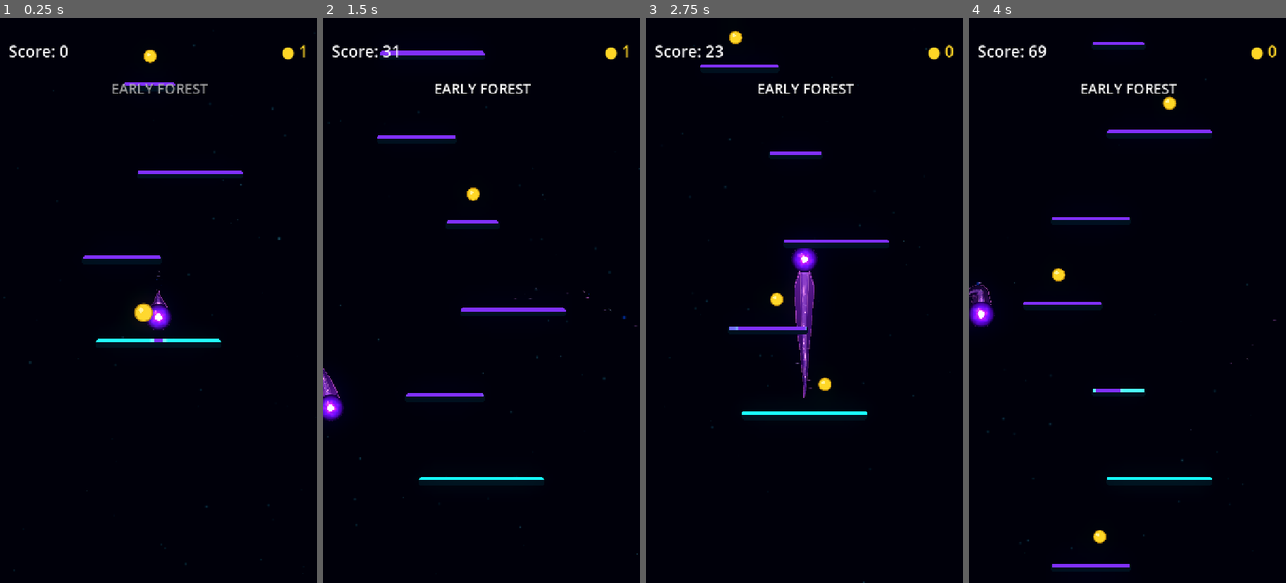
Above: before the commit, frames 1-4 (left to right).
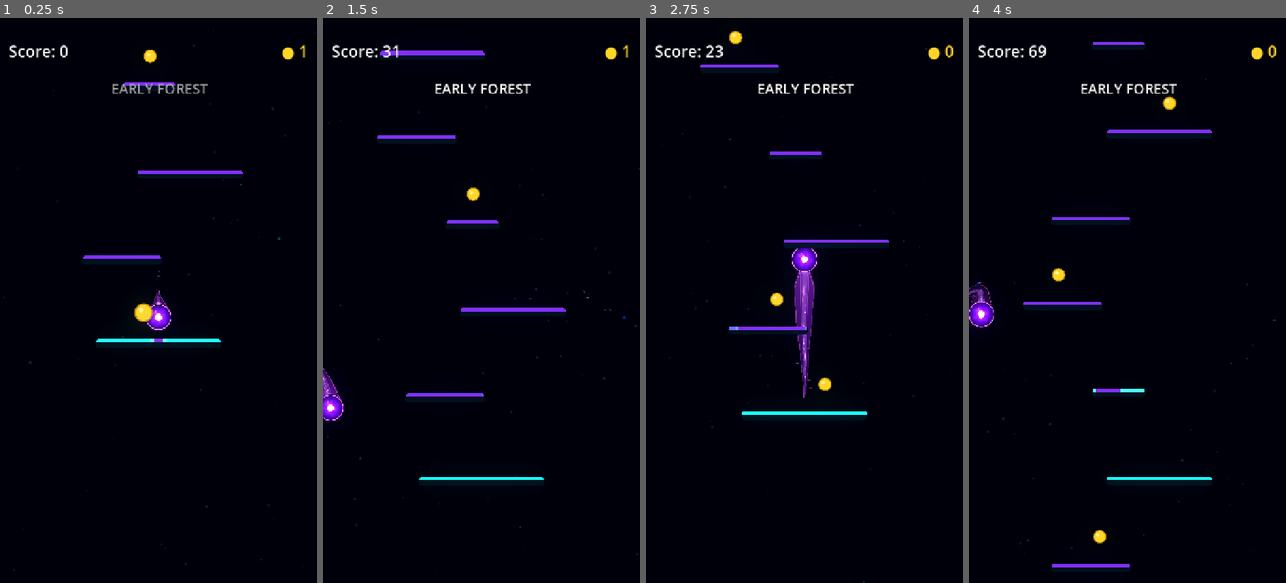
Above: after the commit, the same moments.

Repository: Kryodo/TowerJump
Game: Godot game, scene res://scenes/main.tscn
Two runs of this game, one before a commit and one after it. Both use one fixed random seed, a clock stepped at 60 frames per second and the inputs below.
Inputs (mouse positions are in pixels of both pictures, inside the frame that each line leads up to):
- Up to frame 1 (0.25 s): no input
- Up to frame 2 (1.5 s): move the mouse to (551, 272) at 0.52 s; hold Right (ui_right) 0.53-1.25 s; click (551, 272) at 0.67 s; drag from (418, 328) to (471, 193) at 1.27 s
- Up to frame 3 (2.75 s): click "Nochmal spielen" at 2 s
- Up to frame 4 (4 s): move the mouse to (1159, 176) at 2.77 s; hold Right (ui_right) 2.78-3.5 s; drag from (1111, 413) to (1057, 215) at 3.52 s

The runs differ from the first frame. In frame 1, less than 0.1% of the frame differs, in the area x 46-54%, y 50-56%; in frame 2, less than 0.1%; in frame 3, less than 0.1%; in frame 4, less than 0.1%, in the area x 0-8%, y 50-55%.

Commit message:
Restore the full orb rim without directional gaps

Diff:
--- a/scenes/ball.gdshader
+++ b/scenes/ball.gdshader
@@ -3,6 +3,8 @@
 // 0 = saturated electric blue, 1 = rich violet.
 // The trail controller sets this so orb and trail share one palette.
 uniform int palette_mode = 0;
+// Shared with the trail contour so both sides pulse in sync.
+uniform float rim_breath = 1.0;
 
 void fragment() {
 	vec2 p = UV * 2.0 - 1.0;
@@ -18,6 +20,7 @@
 	vec3 moving_energy;
 	vec3 inner_energy_color;
 	vec3 transition_color;
+	vec3 ring_color;
 	vec3 core_color;
 	vec3 aura_color;
 	vec3 highlight_color;
@@ -29,6 +32,7 @@
 		moving_energy = vec3(0.52, 0.12, 1.25);
 		inner_energy_color = vec3(0.58, 0.10, 1.5);
 		transition_color = vec3(0.34, 0.045, 0.78);
+		ring_color = vec3(2.7, 0.55, 5.2);
 		core_color = vec3(4.0, 3.25, 6.2);
 		aura_color = vec3(1.45, 0.22, 3.1);
 		highlight_color = vec3(1.0, 0.72, 1.5);
@@ -39,6 +43,7 @@
 		moving_energy = vec3(0.04, 0.48, 1.25);
 		inner_energy_color = vec3(0.025, 0.32, 1.05);
 		transition_color = vec3(0.025, 0.20, 0.68);
+		ring_color = vec3(0.18, 2.15, 5.2);
 		core_color = vec3(3.2, 5.1, 6.3);
 		aura_color = vec3(0.04, 1.25, 3.0);
 		highlight_color = vec3(0.65, 1.45, 2.25);
@@ -75,6 +80,13 @@
 	float outer_transition = 1.0 - smoothstep(0.36, 0.99, d);
 	color += transition_color * outer_transition * 0.18;
 
+	// Restore the full orb rim. It is no longer directionally faded, so the
+	// trail cannot cut accidental gaps into the left or right sides.
+	float outer_ring =
+		smoothstep(0.90, 0.93, d)
+		-
+		smoothstep(0.956, 0.982, d);
+	color += ring_color * outer_ring * rim_breath;
 
 	// The luminous centre gently pulses, but its edge is deliberately organic:
 	// low-frequency angular waves break the perfect circular silhouette.
